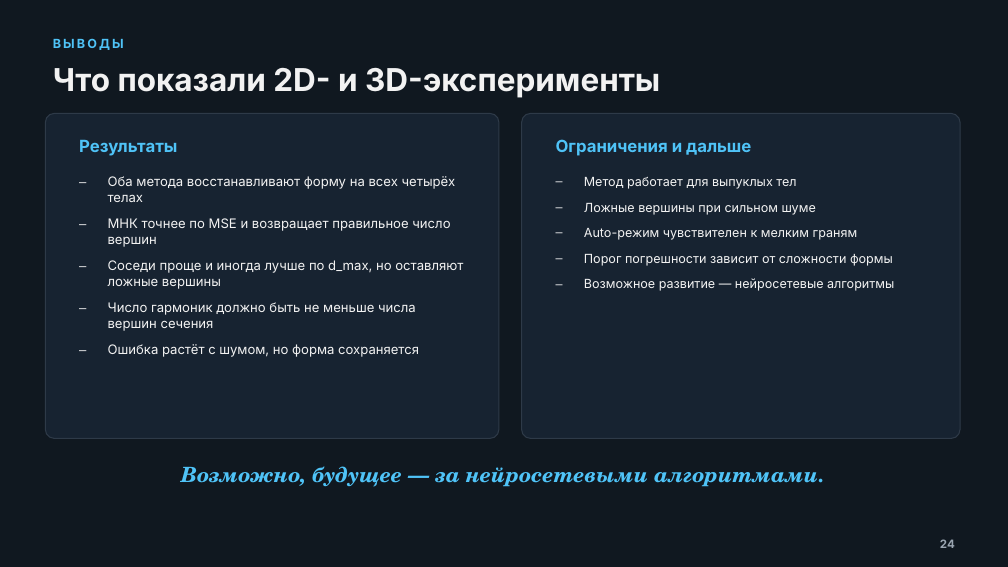
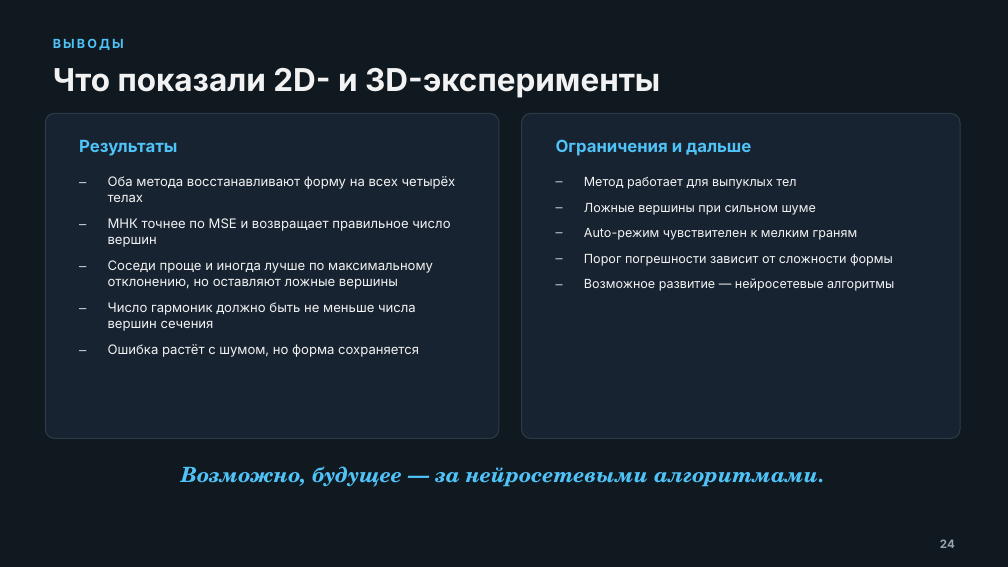
Before and after one commit to AlexQuasarStudio/Ogranka, a slide deck: slide 24 of point-cloud-3d-recovery.pptx. Drawn at 1008x567 pixels with LibreOffice and Linux fonts; fonts in the diff are those of the drawing. Boxes give left, top, right and bottom in pixels: in the first picture for what was removed or moved away, otherwise in the second. Text is boxed around its words. In the diff, an @@ line names an element or a change of style, - is before the commit and + after.

```diff
--- a/point-cloud-3d-recovery.pptx
+++ b/point-cloud-3d-recovery.pptx
@@ text at (108,260,433,289): text changed @@
-– Соседи проще и иногда лучше по d_max, но оставляют ложные вершины
+– Соседи проще и иногда лучше по максимальному отклонению, но оставляют ложные вершины
```
Also in this commit, not shown: 14 other slides changed, 1 other file.
